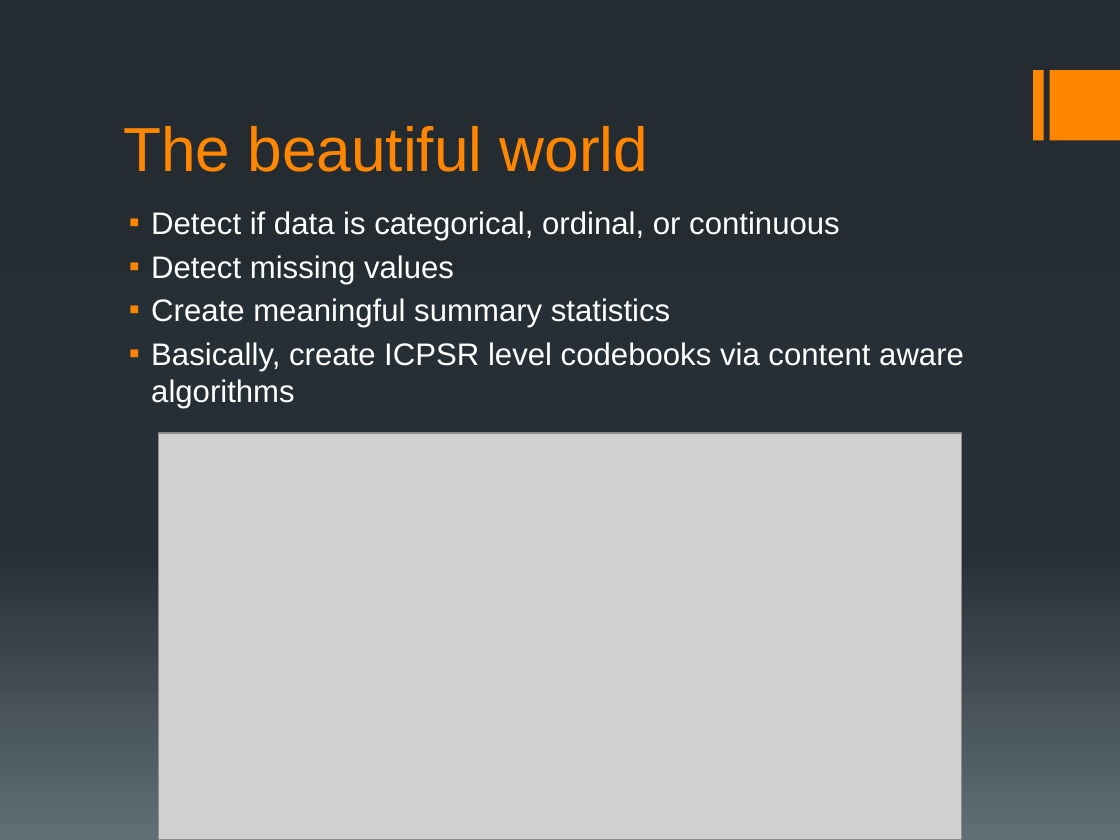
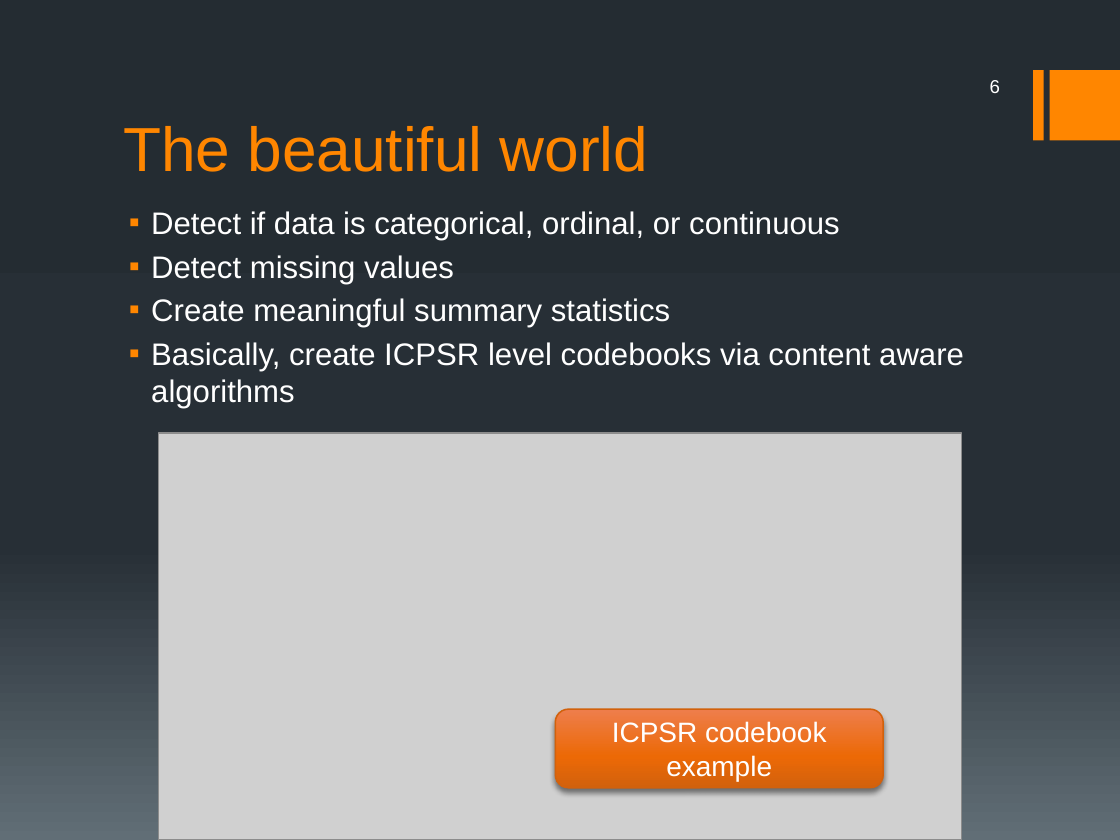
Before and after one commit to elliewix/data-profile-tool, a slide deck: slide 6 of wickes data cleaning final presentation.pptx (slide 4 before the commit). Drawn at 1120x840 pixels with LibreOffice and Linux fonts; fonts in the diff are those of the drawing; grey boxes stand for pictures. Boxes give left, top, right and bottom in pixels: in the first picture for what was removed or moved away, otherwise in the second. Text is boxed around its words. In the diff, an @@ line names an element or a change of style, - is before the commit and + after.

```diff
--- a/wickes data cleaning final presentation.pptx
+++ b/wickes data cleaning final presentation.pptx
@@ page number added at (990, 80, 1000, 93), 12 pt, text #FFFFFF @@
+6
@@ rounded rectangle added at (556, 709, 884, 787), fill gradient #EE7F4C to #EE6A07 to #D2610C, outline #D2610C 1 pt, 18 pt, text #FFFFFF @@
+ICPSR codebook example
```
Also in this commit, not shown: 9 other slides changed, 2 slides added, 3 other files.
